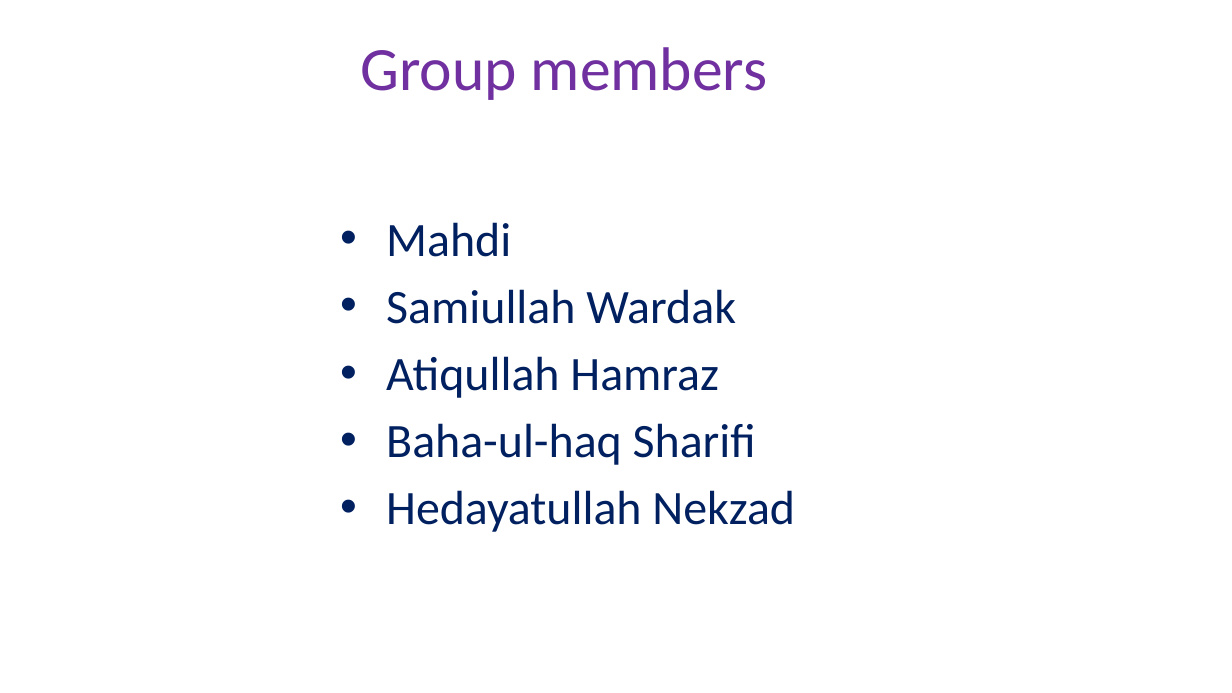
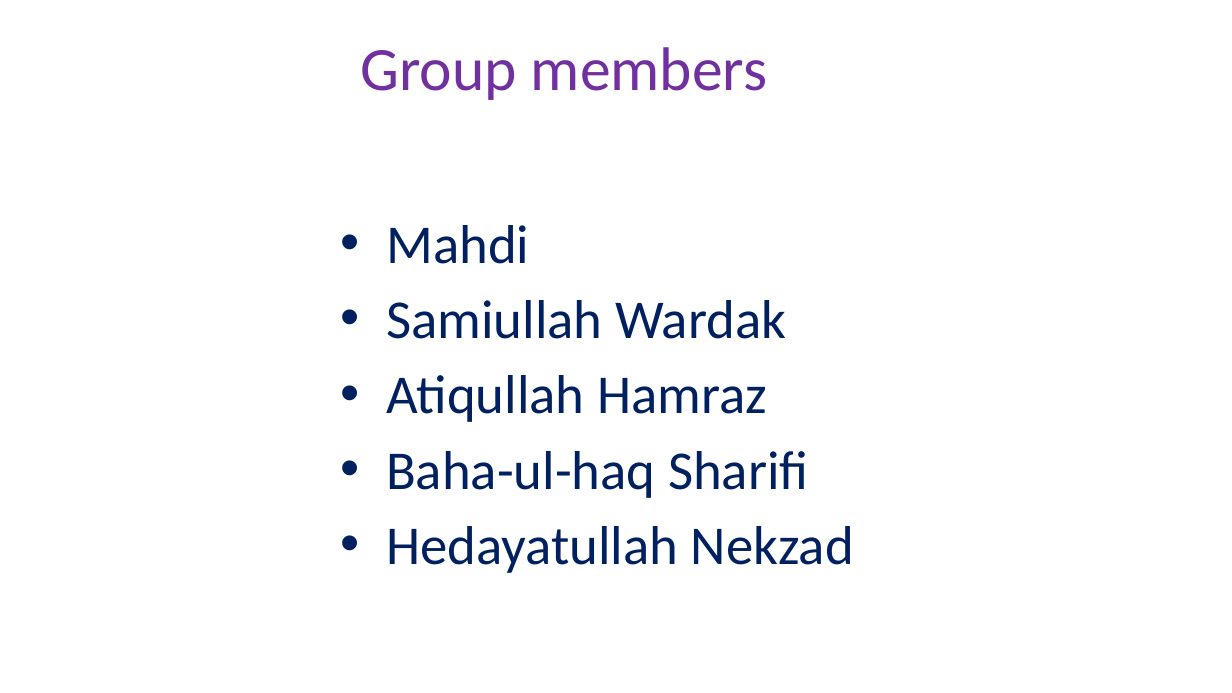
Before and after one commit to Hero-Team/active-drictory-installation-and-configuration-on-windows-server, a slide deck: slide 2 of active.pptx. Drawn at 1232x693 pixels with LibreOffice and Linux fonts; fonts in the diff are those of the drawing; background and template pictures are left out. Boxes give left, top, right and bottom in pixels: in the first picture for what was removed or moved away, otherwise in the second. Text is boxed around its words. In the diff, an @@ line names an element or a change of style, - is before the commit and + after.

```diff
--- a/active.pptx
+++ b/active.pptx
@@ text "Mahdi" at (386, 225, 854, 573): size 28 to 32 pt @@
```
Also in this commit, not shown: 1 other slide changed.
